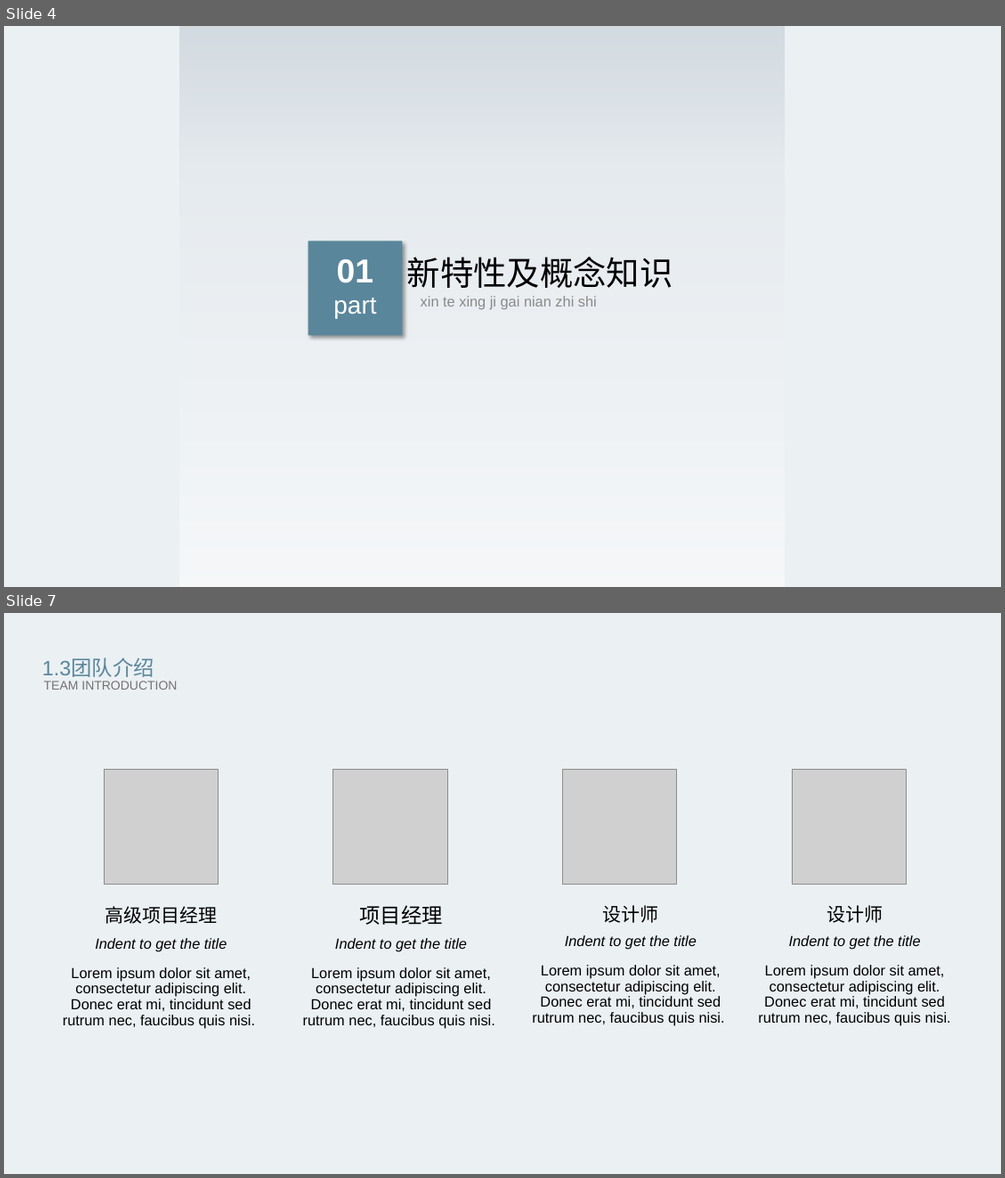
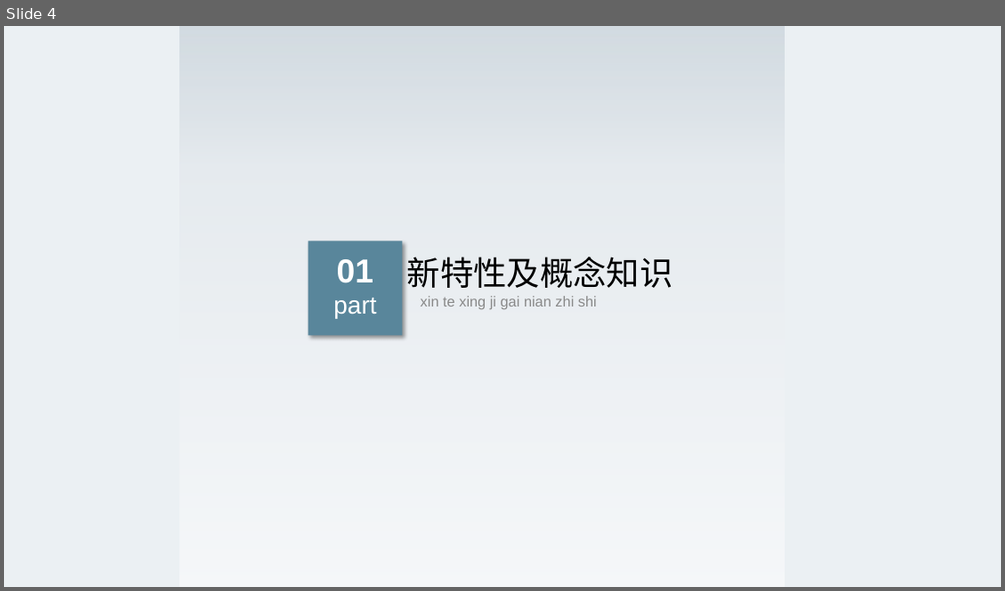
Before and after one commit to jgsrty/vite-demo, a slide deck: rty-share-2020-07-31.pptx. Shown one above the other, each under a label of ours: slides 4 and 7 before the commit, slide 4 after it; the slides between them are not shown. The pictures are 1005x1178 and 1005x591 pixels, drawn with LibreOffice and Linux fonts; fonts in the diff are those of the drawing; grey boxes stand for pictures. Boxes give left, top, right and bottom in pixels: in the first picture for what was removed or moved away, otherwise in the second. Text is boxed around its words. In the diff, an @@ line names an element or a change of style, - is before the commit and + after.

```diff
--- a/rty-share-2020-07-31.pptx
+++ b/rty-share-2020-07-31.pptx
@@ slide 7 removed at box(4, 613, 1001, 1174), background #EBF0F3 @@
@@ text removed at box(42, 658, 154, 677) @@
-1.3团队介绍
@@ text removed at box(44, 681, 177, 690) @@
-TEAM INTRODUCTION
@@ picture removed at box(105, 770, 218, 884) @@
@@ picture removed at box(333, 770, 447, 884) @@
@@ picture removed at box(563, 770, 677, 884) @@
@@ picture removed at box(792, 770, 906, 884) @@
@@ text removed at box(63, 906, 255, 1028) @@
-高级项目经理
-  Indent to get the title
-    Lorem ipsum dolor sit amet, consectetur adipiscing elit. Donec erat mi, tincidunt sed rutrum nec, faucibus quis nisi.
@@ text removed at box(303, 905, 495, 1028) @@
-  项目经理
-  Indent to get the title
-    Lorem ipsum dolor sit amet, consectetur adipiscing elit. Donec erat mi, tincidunt sed rutrum nec, faucibus quis nisi.
@@ text removed at box(532, 905, 725, 1026) @@
-  设计师
-  Indent to get the title
-    Lorem ipsum dolor sit amet, consectetur adipiscing elit. Donec erat mi, tincidunt sed rutrum nec, faucibus quis nisi.
@@ text removed at box(758, 905, 951, 1026) @@
-  设计师
-  Indent to get the title
-    Lorem ipsum dolor sit amet, consectetur adipiscing elit. Donec erat mi, tincidunt sed rutrum nec, faucibus quis nisi.
```
Also in this commit, not shown: 6 slides changed, 6 slides added, 15 other slides removed, 2 other files.
